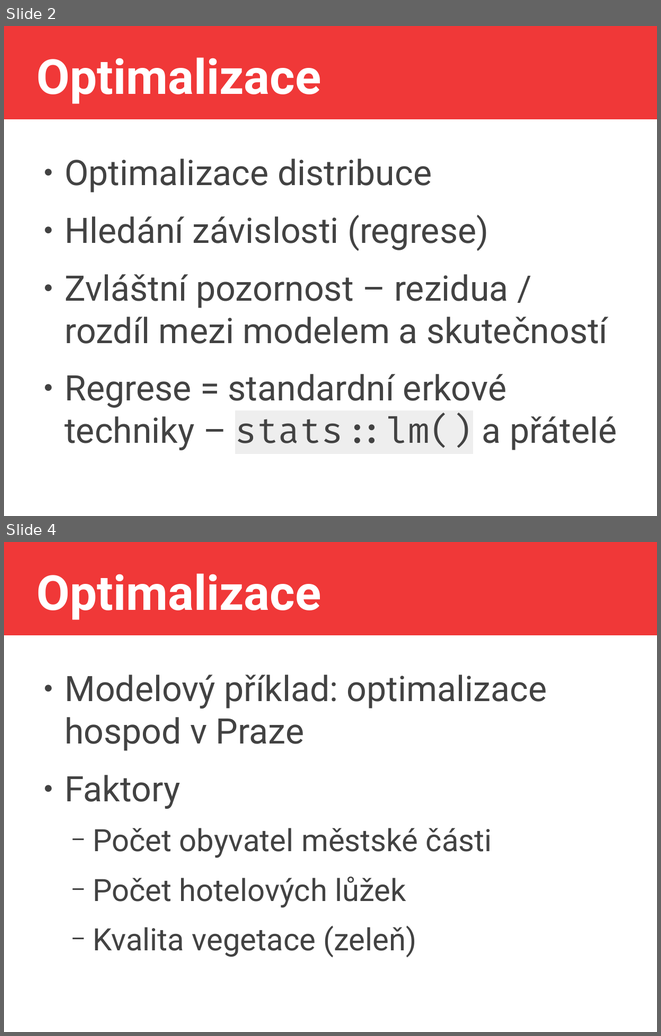
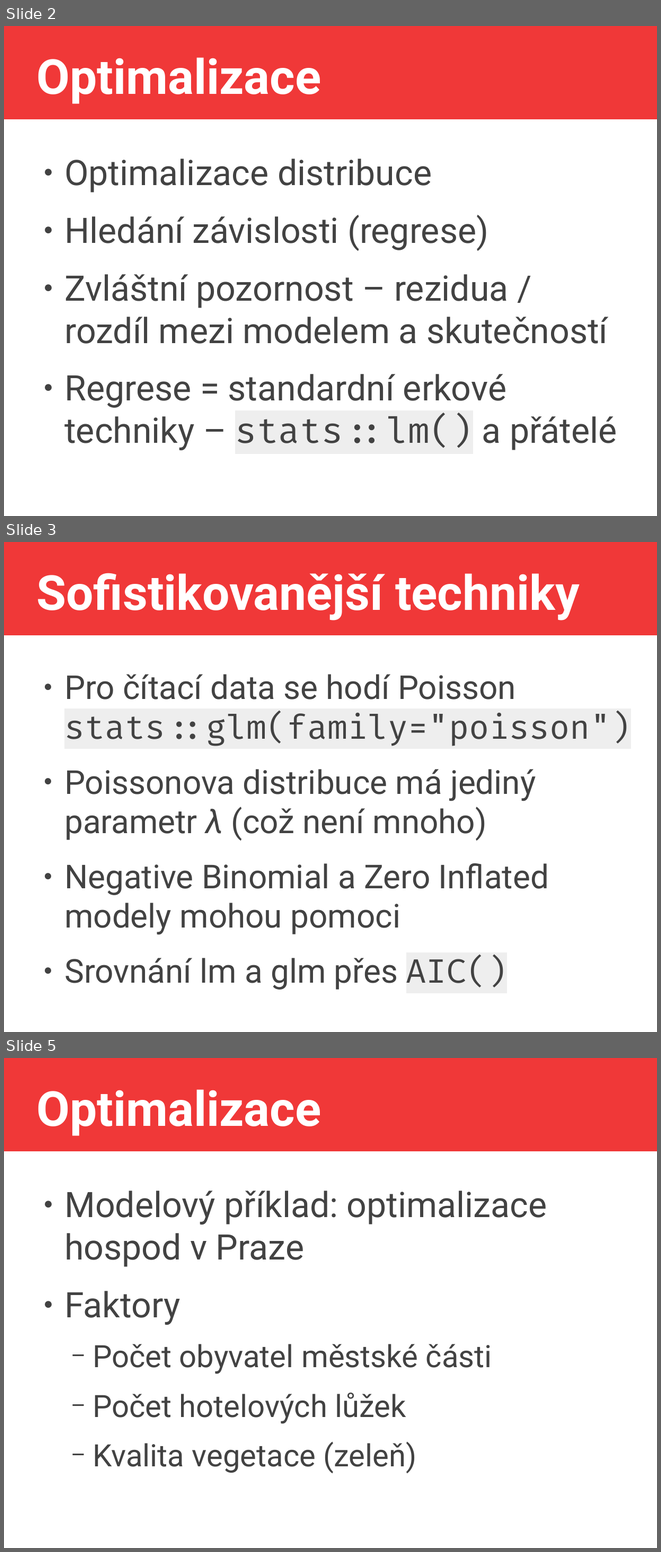
Before and after one commit to jlacko/4EK418, a slide deck: prez/9 - optimalizace.odp. Shown one above the other, each under a label of ours: slides 2 and 4 before the commit, slides 2, 3 and 5 after it; the slides between them are not shown. The pictures are 661x1036 and 661x1552 pixels, drawn with LibreOffice and Linux fonts; fonts in the diff are those of the drawing. Boxes give left, top, right and bottom in pixels: in the first picture for what was removed or moved away, otherwise in the second. Text is boxed around its words. In the diff, an @@ line names an element or a change of style, - is before the commit and + after.

```diff
--- a/prez/9 - optimalizace.odp
+++ b/prez/9 - optimalizace.odp
@@ slide 3 added at bbox=[4, 542, 657, 1032], background #FFFFFF; not listed: 1 template element that a slide beside it also shows @@
@@ title added at bbox=[36, 573, 580, 620], 58.7 pt, text #FFFFFF, bold @@
+Sofistikovanější techniky
@@ text added at bbox=[64, 674, 630, 987], 40 pt, text #424242 @@
+● Pro čítací data se hodí Poisson stats::glm(family="poisson")
+● Poissonova distribuce má jediný parametr λ (což není mnoho)
+● Negative Binomial a Zero Inflated modely mohou pomoci
+● Srovnání lm a glm přes AIC()
@@ what was slide 4 is now slide 5 @@
```
Also in this commit, not shown: 2 slides changed, 1 other slide added, 1 slide removed, 8 other files.
